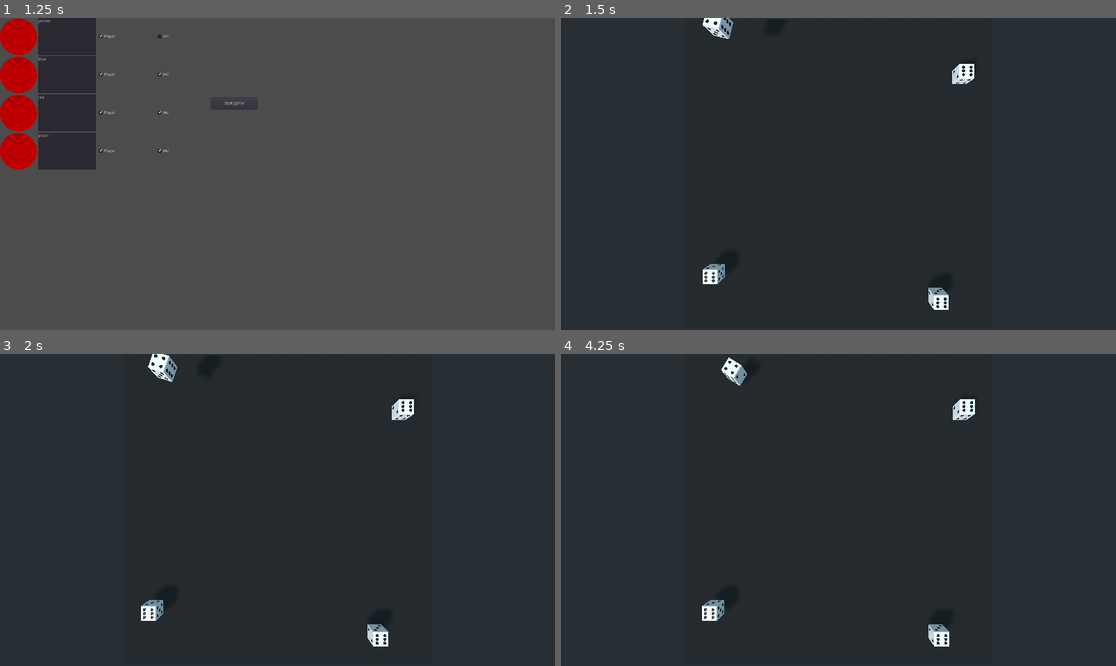
Above: before the commit, frames 1-4 (two rows, left to right).
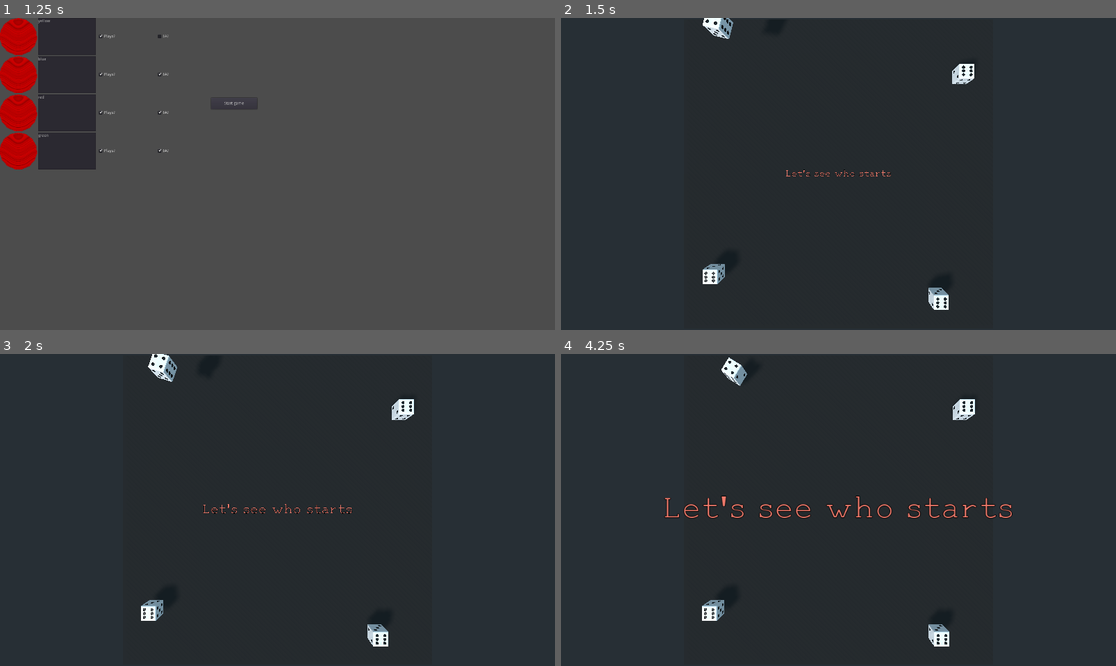
Above: after the commit, the same moments.

Repository: turulomio/gdparchis
Game: Godot game, scene res://scenes/Main.tscn
Same seed, same stepped clock (60 frames per second), same inputs: the game is played once before the commit and once after it.
Inputs (mouse positions are in pixels of both pictures, inside the frame that each line leads up to):
- Up to frame 1 (1.25 s): click "4 players board" at 0.5 s
- Up to frame 2 (1.5 s): click "Start game" at 1.25 s
- Up to frame 3 (2 s): no input
- Up to frame 4 (4.25 s): move the mouse to (960, 494) at 2.02 s; click (960, 494) at 2.1 s; right-click (960, 494) at 2.3 s; move the mouse to (727, 525) at 2.77 s; right-click (727, 525) at 2.85 s; click (727, 525) at 3.05 s; move the mouse to (894, 441) at 3.52 s; click (894, 441) at 3.6 s; right-click (894, 441) at 3.8 s

Frame 1 is identical in both runs. In frame 2, less than 0.1% of the frame differs, in the area x 40-60%, y 48-51%; in frame 3, 0.2%; in frame 4, 0.9%, in the area x 18-82%, y 45-53%.

Commit message:
Added floating texts

Diff:
--- /dev/null
+++ b/scenes/FloatingText.gd
@@ -0,0 +1,20 @@
+extends Position2D
+
+onready var label=get_node("Label")
+onready var tween=get_node("Tween" )
+
+signal text_disappear
+var text=""
+
+
+func _ready():
+	self.transform.origin=Globals.vector2_center
+	label.set_text(text)
+	tween.interpolate_property(self, 'scale',Vector2(0.5,0.5) ,Vector2(2,2),3,Tween.TRANS_LINEAR,Tween.EASE_OUT )
+	#tween.interpolate_property(self, 'scale',Vector2(2,2) ,Vector2(1,1),4,Tween.TRANS_LINEAR,Tween.EASE_OUT , 1)
+	tween.start()
+
+
+func _on_Tween_tween_all_completed():
+	self.queue_free()
+	emit_signal("text_disappear")
--- /dev/null
+++ b/scenes/FloatingText.tscn
@@ -0,0 +1,28 @@
+[gd_scene load_steps=3 format=2]
+
+[ext_resource path="res://themes/new_theme.tres" type="Theme" id=1]
+[ext_resource path="res://scenes/FloatingText.gd" type="Script" id=2]
+
+[node name="FloatingText" type="Position2D"]
+script = ExtResource( 2 )
+
+[node name="Label" type="Label" parent="."]
+anchor_left = 0.5
+anchor_top = 0.5
+anchor_right = 0.5
+anchor_bottom = 0.5
+margin_left = -400.0
+margin_top = -50.0
+margin_right = 400.0
+margin_bottom = 50.0
+rect_min_size = Vector2( 800, 100 )
+theme = ExtResource( 1 )
+custom_colors/font_color = Color( 0.945098, 0.486275, 0.427451, 1 )
+custom_colors/font_outline_modulate = Color( 0, 0, 0, 1 )
+text = "My text"
+align = 1
+valign = 1
+
+[node name="Tween" type="Tween" parent="."]
+
+[connection signal="tween_all_completed" from="Tween" to="." method="_on_Tween_tween_all_completed"]
--- a/scenes/GameDiceStart.gd
+++ b/scenes/GameDiceStart.gd
@@ -1,12 +1,19 @@
 extends Spatial
 class_name Game4Start
 
+
+var floating_text=preload("res://scenes/FloatingText.tscn")
 var players
 var dice_higher=0
 var winers=[]
 
 # Called when the node enters the scene tree for the first time.
 func _ready():
+
+	var text=floating_text.instance()
+	text.text="Let's see who starts"
+	self.add_child(text)
+
 	## Creating players
 	self.players=PlayerManager.new(Globals.game_data.max_players)
 	for d_player in Globals.game_data["players"]:
@@ -50,6 +57,12 @@
 func is_there_a_winer():
 	if len(self.winers)==1:
 		Globals.game_data["current"]=self.winers[0].id
+
+		var text=floating_text.instance()
+		text.text="Player %s starts" % self.winers[0].name
+		self.add_child(text)
+		yield(text,"text_disappear")
+
 		get_tree().change_scene("res://scenes/Game4.tscn")
 		return true
 	else:
--- a/scenes/GameDiceStart.tscn
+++ b/scenes/GameDiceStart.tscn
@@ -1,7 +1,8 @@
-[gd_scene load_steps=5 format=2]
+[gd_scene load_steps=6 format=2]
 
 [ext_resource path="res://scenes/Board4.tscn" type="PackedScene" id=1]
 [ext_resource path="res://scenes/GameDiceStart.gd" type="Script" id=2]
+[ext_resource path="res://scenes/FloatingText.tscn" type="PackedScene" id=3]
 [ext_resource path="res://sounds/click.wav" type="AudioStream" id=4]
 
 [sub_resource type="PhysicsMaterial" id=1]
@@ -26,3 +27,5 @@
 [node name="DirectionalLight" type="DirectionalLight" parent="."]
 transform = Transform( 0.707107, 0.5, -0.5, 0, 0.707107, 0.707107, 0.707107, -0.5, 0.5, 0, 10, 0 )
 shadow_enabled = true
+
+[node name="FloatingText" parent="." instance=ExtResource( 3 )]
--- a/scenes/Globals.gd
+++ b/scenes/Globals.gd
@@ -14,10 +14,15 @@
 
 var game_data=null #Dictionary to load and init games
 var settings
+var	window_width=OS.get_screen_size().x
+var window_height=OS.get_screen_size().y
+var vector2_center=Vector2(window_width/2,window_height/2)
 
 func _init():
 	print("Singleton load")
 	load_settings()
+	print(window_width,window_height)
+	print(vector2_center)
 
 func e_colors(max_players):
 	if max_players==4:
--- a/scenes/Piece.gd
+++ b/scenes/Piece.gd
@@ -3,6 +3,7 @@
 
 
 signal piece_moved
+var floating_text=preload("res://scenes/FloatingText.tscn")
 var vel : Vector3 = Vector3(0,-30,0)
 
 var animation_to=null
@@ -225,7 +226,11 @@
 		## After move
 		if self.player.has_won():
 			$Won.play()
+			var text=floating_text.instance()
+			text.text="Player %s starts" % self.player.name
+			self.add_child(text)
 			yield($Won,"finished")
+			yield(text,"text_disappear")
 			get_tree().change_scene("res://scenes/Main.tscn")
 			return
 
--- /dev/null
+++ b/themes/new_theme.tres
@@ -0,0 +1,12 @@
+[gd_resource type="Theme" load_steps=3 format=2]
+
+[ext_resource path="res://fonts/SyrCOMJerusalemBold.otf" type="DynamicFontData" id=1]
+
+[sub_resource type="DynamicFont" id=1]
+size = 60
+outline_size = 1
+use_filter = true
+font_data = ExtResource( 1 )
+
+[resource]
+default_font = SubResource( 1 )
